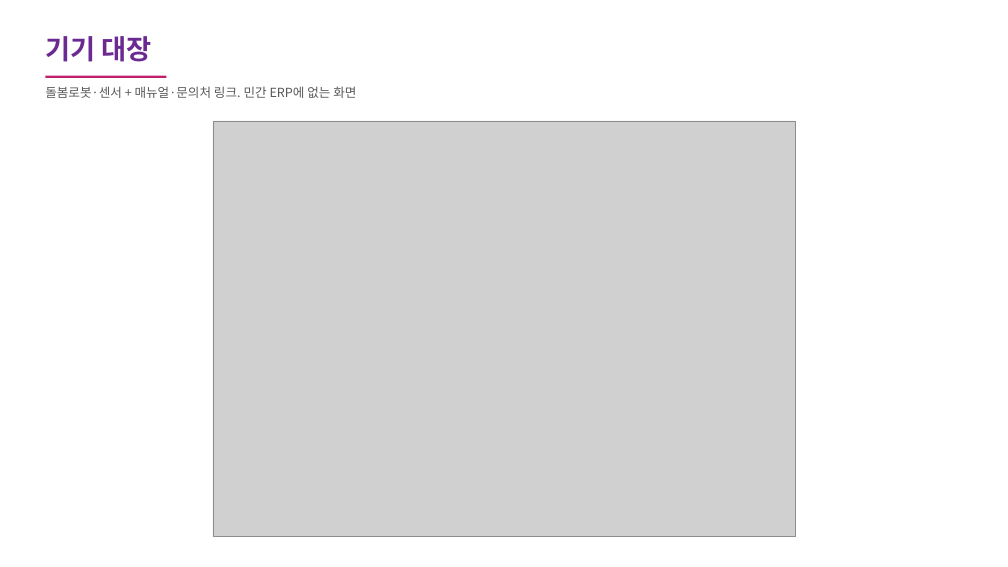
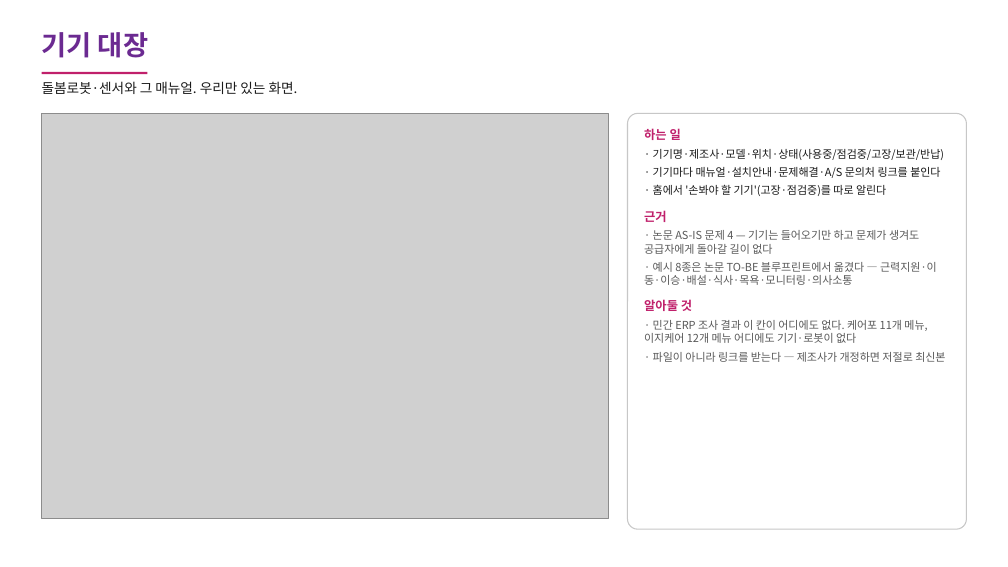
Before and after one commit to carerobot0001-pixel/carerobot-weekly-report, a slide deck: slide 10 of 요양시설스튜디오_화면기록.pptx. Drawn at 1008x567 pixels with LibreOffice and Linux fonts; fonts in the diff are those of the drawing; grey boxes stand for pictures. Boxes give left, top, right and bottom in pixels: in the first picture for what was removed or moved away, otherwise in the second. Text is boxed around its words. In the diff, an @@ line names an element or a change of style, - is before the commit and + after.

```diff
--- a/요양시설스튜디오_화면기록.pptx
+++ b/요양시설스튜디오_화면기록.pptx
@@ text "기기 대장" at bbox=[42, 32, 148, 58]: more space between paragraphs @@
@@ rectangle: place and size @@
-rectangle at bbox=[45, 76, 166, 78]
+rectangle at bbox=[42, 72, 147, 74]
@@ text at bbox=[42, 81, 298, 94]: text changed; size 12 to 13 pt; text colour #595959 to #1A1A1A @@
-돌봄로봇·센서 + 매뉴얼·문의처 링크. 민간 ERP에 없는 화면
+돌봄로봇·센서와 그 매뉴얼. 우리만 있는 화면.
@@ picture: place and size @@
-picture at bbox=[213, 121, 796, 537]
+picture at bbox=[42, 113, 609, 519]
@@ rounded rectangle added at bbox=[628, 113, 966, 529], fill #FFFFFF, outline #C7C7C7 1 pt @@
@@ text added at bbox=[644, 128, 945, 362], 10.5 pt, text #595959 @@
+하는 일
+· 기기명·제조사·모델·위치·상태(사용중/점검중/고장/보관/반납)
+· 기기마다 매뉴얼·설치안내·문제해결·A/S 문의처 링크를 붙인다
+· 홈에서 '손봐야 할 기기'(고장·점검중)를 따로 알린다
+근거
+· 논문 AS-IS 문제 4 — 기기는 들어오기만 하고 문제가 생겨도 공급자에게 돌아갈 길이 없다
+· 예시 8종은 논문 TO-BE 블루프린트에서 옮겼다 — 근력지원·이동·이승·배설·식사·목욕·모니터링·의사소통
+알아둘 것
+· 민간 ERP 조사 결과 이 칸이 어디에도 없다. 케어포 11개 메뉴, 이지케어 12개 메뉴 어디에도 기기·로봇이 없다
+· 파일이 아니라 링크를 받는다 — 제조사가 개정하면 저절로 최신본
```
Also in this commit, not shown: 15 other slides changed, 15 other files.
